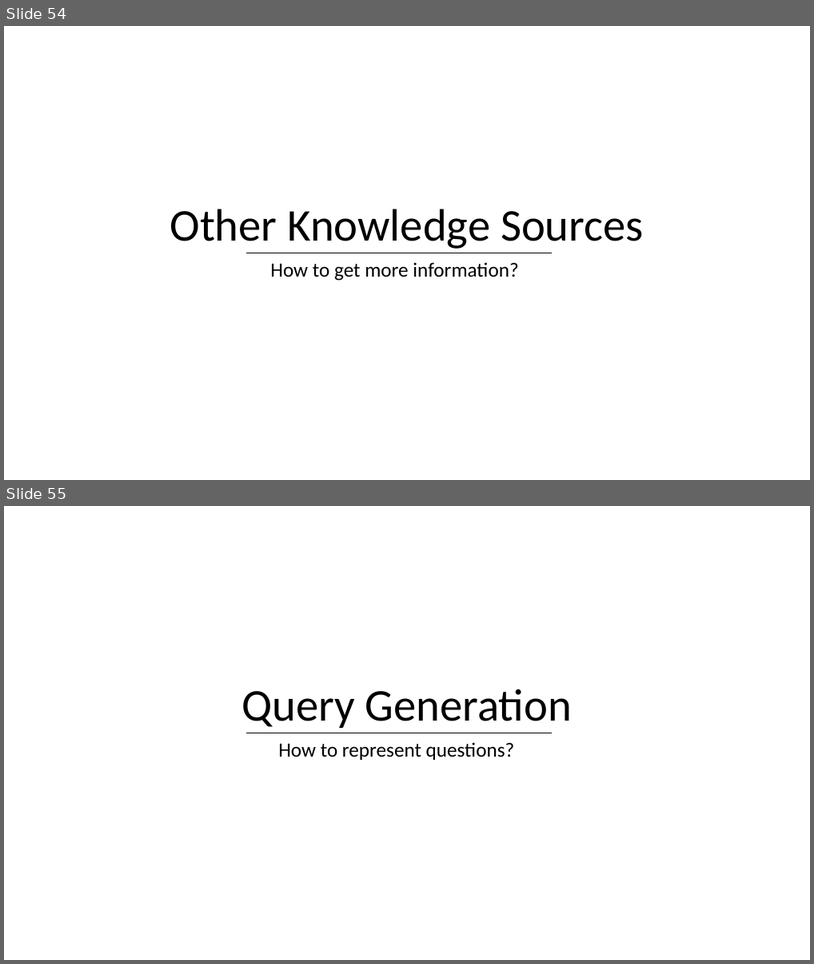
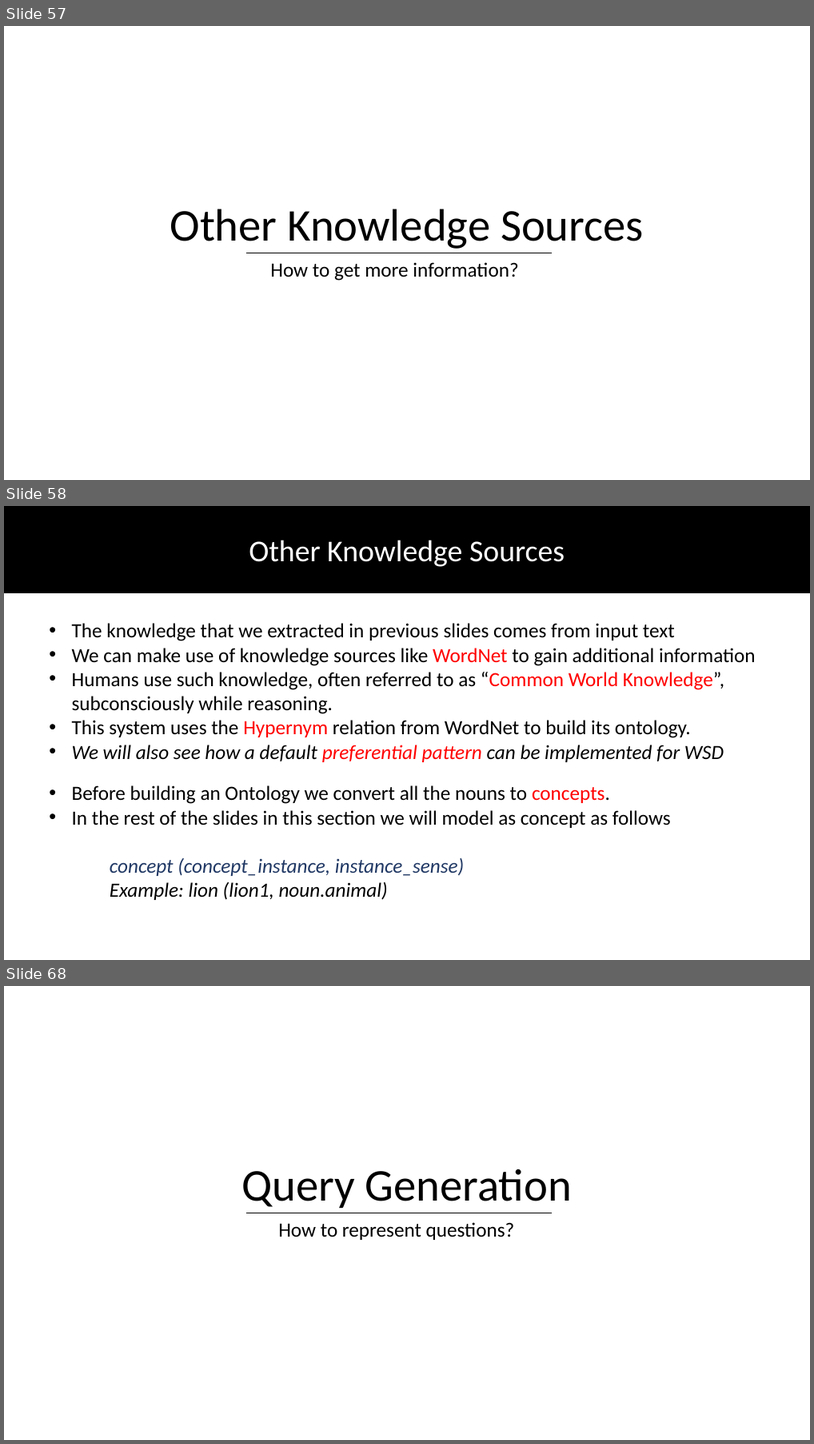
Before and after one commit to DhruvaPendharkar/thesis-project, a slide deck: Notes/ThesisPresentation.pptx. Shown one above the other, each under a label of ours: slides 54 and 55 before the commit, slides 57, 58 and 68 after it; the slides between them are not shown. The pictures are 814x964 and 814x1444 pixels, drawn with LibreOffice and Linux fonts; fonts in the diff are those of the drawing. Boxes give left, top, right and bottom in pixels: in the first picture for what was removed or moved away, otherwise in the second. Text is boxed around its words. In the diff, an @@ line names an element or a change of style, - is before the commit and + after.

Commit message:
Adding Other Knowledge Sources

```diff
--- a/Notes/ThesisPresentation.pptx
+++ b/Notes/ThesisPresentation.pptx
@@ slide 58 added at bbox=[4, 506, 810, 960], background #FFFFFF @@
@@ rectangle added at bbox=[4, 506, 810, 592], fill #000000, outline #000000 1 pt @@
@@ text added at bbox=[249, 540, 565, 567], 36 pt, text #FFFFFF @@
+Other Knowledge Sources
@@ text added at bbox=[72, 623, 756, 762], 24 pt, text #000000 @@
+• The knowledge that we extracted in previous slides comes from input text
+• We can make use of knowledge sources like WordNet to gain additional information
+• Humans use such knowledge, often referred to as “Common World Knowledge”, subconsciously while reasoning.
+• This system uses the Hypernym relation from WordNet to build its ontology.
+• We will also see how a default preferential pattern can be implemented for WSD
@@ text added at bbox=[72, 785, 671, 900], 24 pt, text #000000 @@
+• Before building an Ontology we convert all the nouns to concepts.
+• In the rest of the slides in this section we will model as concept as follows
+concept (concept_instance, instance_sense)
+Example: lion (lion1, noun.animal)
@@ what was slide 54 is now slide 57 @@
@@ what was slide 55 is now slide 68 @@
```
Also in this commit, not shown: 1 slide changed, 14 other slides added, 2 slides removed.
